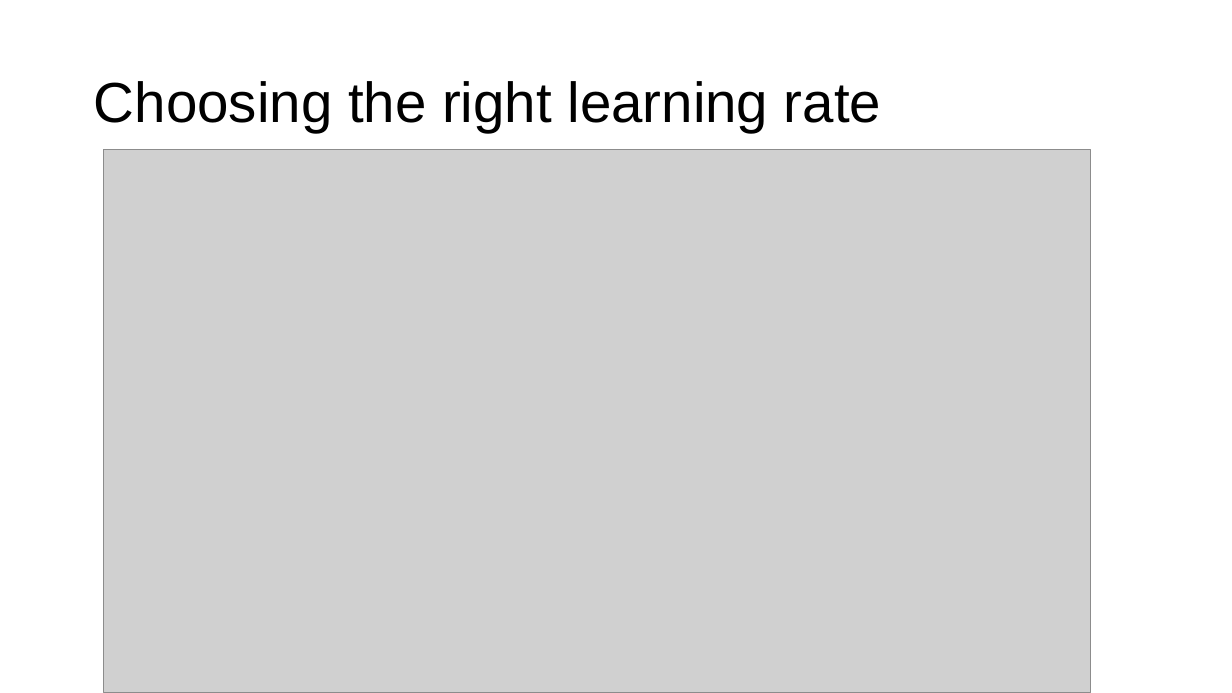
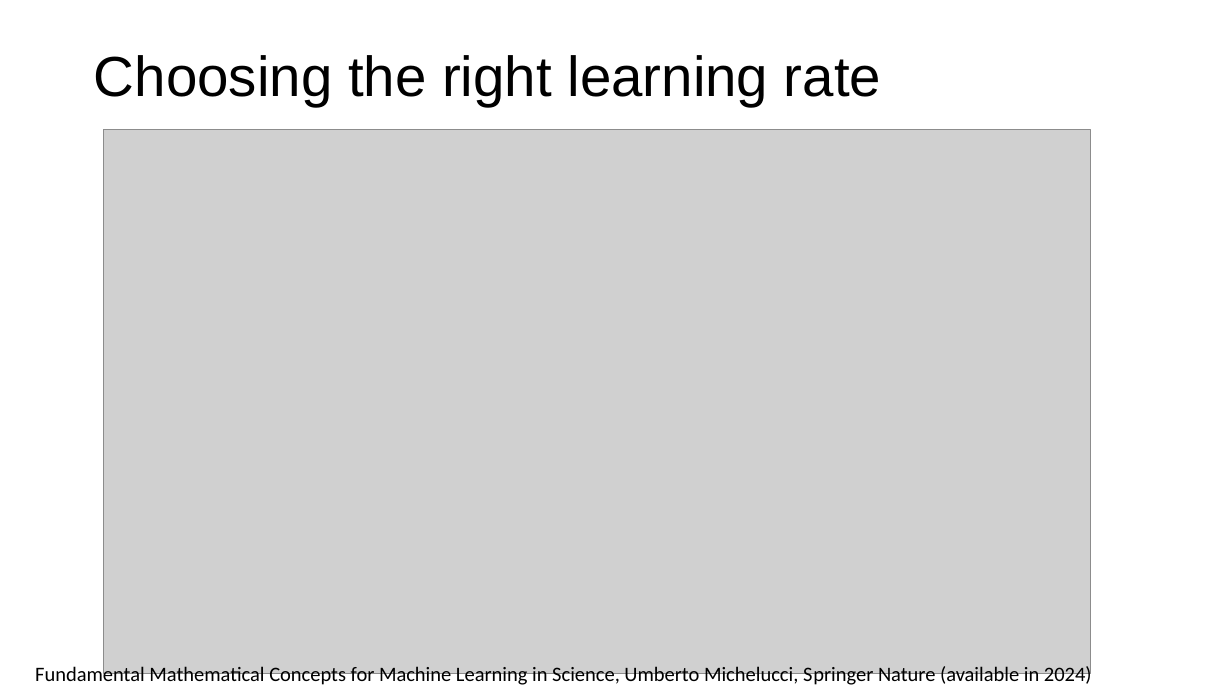
Before and after one commit to toelt-llc/MACHINE-LEARNING-SCHOOL-INAF, a slide deck: slide 26 of DAY1/02 - Calculus and Gradient Descent/Gradient Descent Part I.pptx (slide 23 before the commit). Drawn at 1232x693 pixels with LibreOffice and Linux fonts; fonts in the diff are those of the drawing; grey boxes stand for pictures. Boxes give left, top, right and bottom in pixels: in the first picture for what was removed or moved away, otherwise in the second. Text is boxed around its words. In the diff, an @@ line names an element or a change of style, - is before the commit and + after.

```diff
--- a/DAY1/02 - Calculus and Gradient Descent/Gradient Descent Part I.pptx
+++ b/DAY1/02 - Calculus and Gradient Descent/Gradient Descent Part I.pptx
@@ title "Choosing the right learning rate" moved from (x1=94, y1=81, x2=881, y2=132) to (x1=94, y1=55, x2=881, y2=106) @@
@@ picture moved from (x1=104, y1=150, x2=1091, y2=693) to (x1=104, y1=130, x2=1091, y2=674) @@
@@ text added at (x1=35, y1=664, x2=1092, y2=687), 16 pt, text #000000 @@
+Fundamental Mathematical Concepts for Machine Learning in Science, Umberto Michelucci, Springer Nature (available in 2024)
```
Also in this commit, not shown: 8 other slides changed, 3 slides added, 4 other files.
